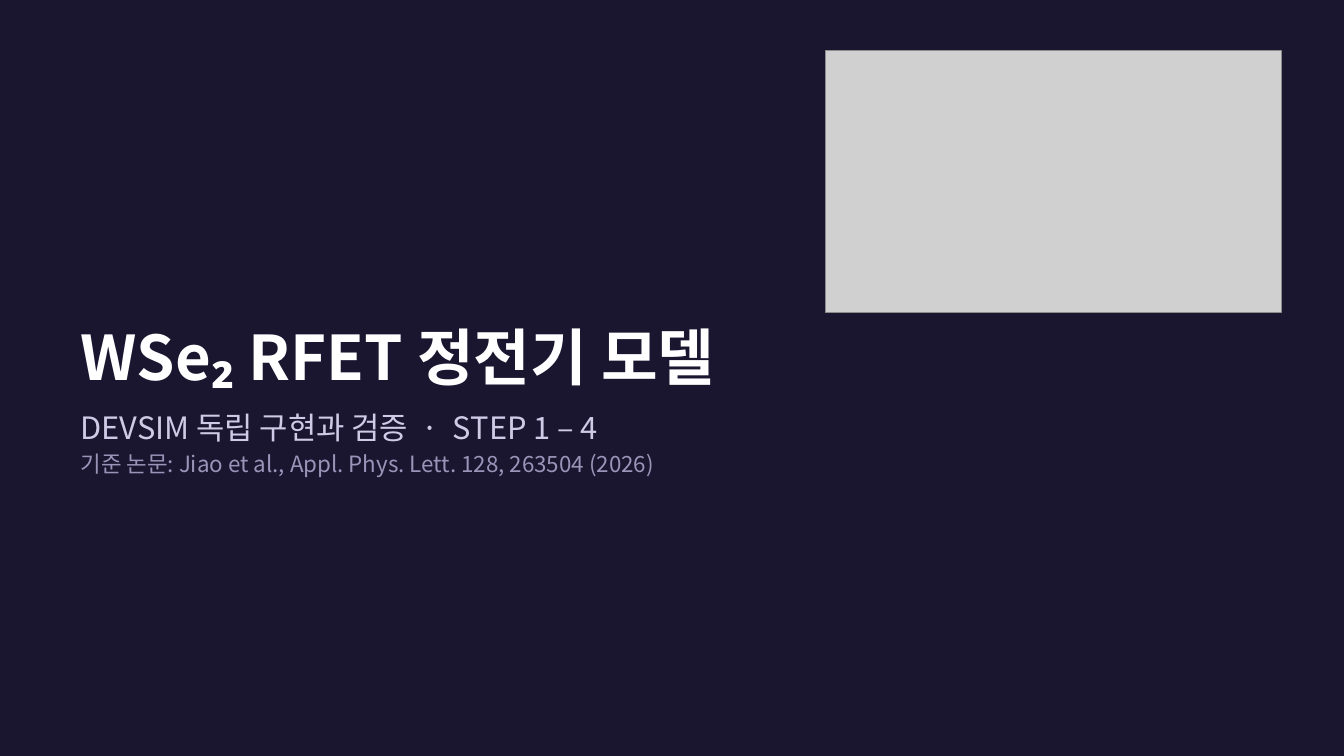
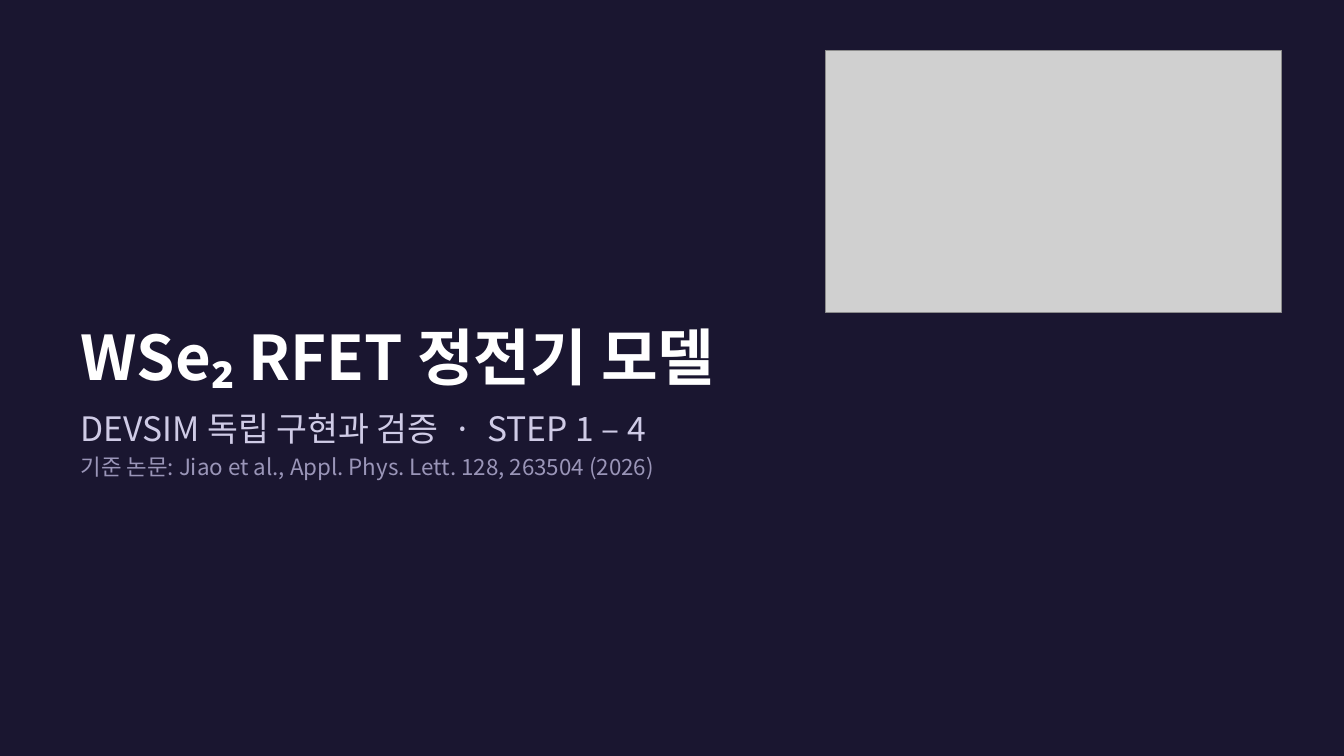
Before and after one commit to jiseonyang-9070/rfet, a slide deck: slide 1 of slides/WSe2_RFET_electrostatics.pptx. Drawn at 1344x756 pixels with LibreOffice and Linux fonts; fonts in the diff are those of the drawing; grey boxes stand for pictures. Boxes give left, top, right and bottom in pixels: in the first picture for what was removed or moved away, otherwise in the second. Text is boxed around its words. In the diff, an @@ line names an element or a change of style, - is before the commit and + after.

```diff
--- a/slides/WSe2_RFET_electrostatics.pptx
+++ b/slides/WSe2_RFET_electrostatics.pptx
@@ text at (81, 413, 646, 444): size 22 to 24 pt in "DEVSIM 독립 구현과 검증 · STEP 1 ..." @@
```
Also in this commit, not shown: 17 other slides changed, 1 other file.
